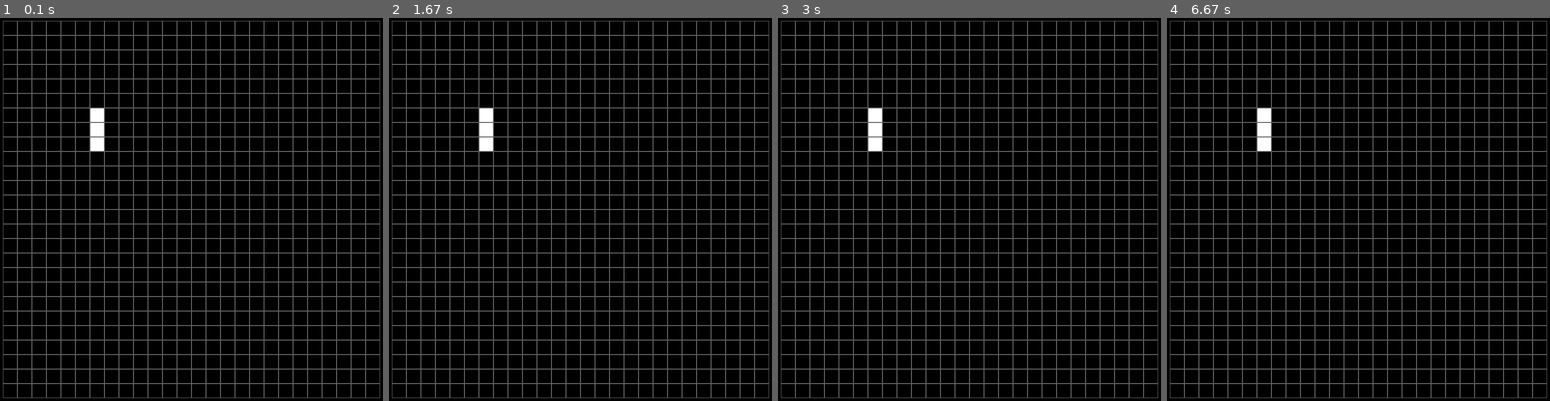
Above: before the commit, frames 1-4 (left to right).
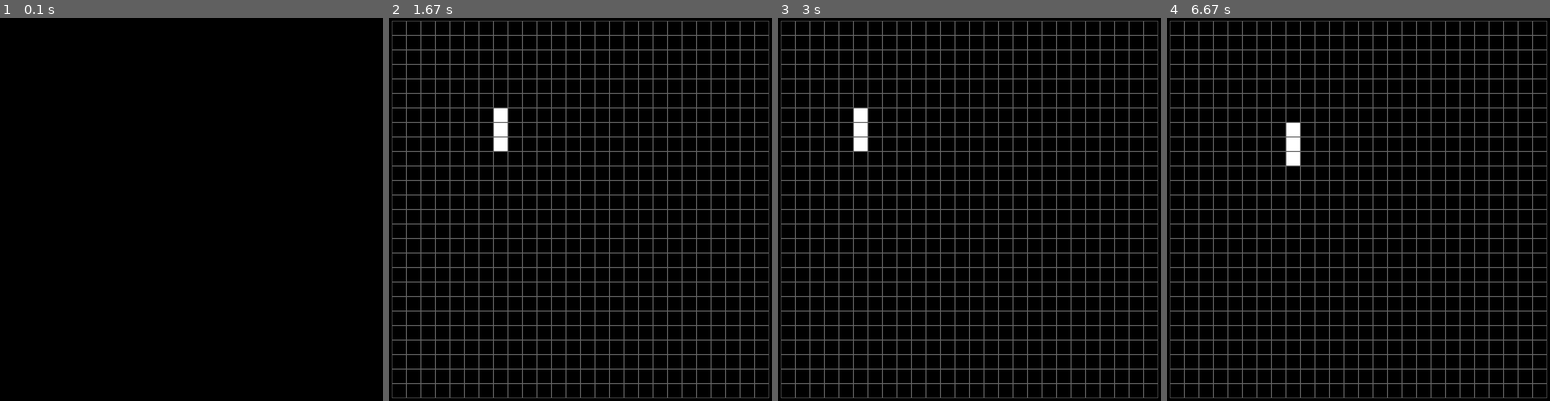
Above: after the commit, the same moments.

Repository: SairamNarsimhaReddyYadla/pygame-game_mechanics-python_programming
Game: pygame game, started from TetrisGame/Tetris.py
Same seed, same stepped clock (60 frames per second), same inputs: the game is played once before the commit and once after it.
Inputs:
- Up to frame 1 (0.1 s): no input
- Up to frame 2 (1.67 s): hold Right 0.33-0.8 s; hold Right 0.83-1.3 s; hold Left from 1.33 s (still down)
- Up to frame 3 (3 s): release Left at 1.93 s; hold Left 1.97-2.73 s; hold Right from 2.77 s (still down)
- Up to frame 4 (6.67 s): release Right at 3.73 s; hold Left 3.77-4.83 s; hold Right 4.87-5.98 s; hold Right from 6.02 s (still down)

The runs differ from the first frame. In frame 1, 13% of the frame differs, in the area x 0-100%, y 0-100%; in frame 2, 0.7%; in frame 3, 0.7%; in frame 4, 0.7%.

Commit message:
Side move for blocks

Diff:
--- a/TetrisGame/Tetris.py
+++ b/TetrisGame/Tetris.py
@@ -48,21 +48,61 @@
 x_gap = (screen.get_width() - cols * grid_size) // 2
 y_gap = (screen.get_height() - rows * grid_size) // 2
 
+clock = pygame.time.Clock()
+fps = 2
+
+
 
 def draw_grid(cols, rows, grid_size, x_gap, y_gap):
     for y in range(rows): #rows
         for x in range(cols): #columns
             pygame.draw.rect(screen,(100,100,100), [x * grid_size + x_gap,y * grid_size + y_gap,grid_size,grid_size], 1)
 
+def drop_block():
+    can_drop = True
+    for y in range(3):
+        for x in range(3):
+            if y * 3 + x in block.shape():
+                if block.y + y >= rows - 1:
+                    can_drop = False
+    if can_drop:
+        block.y += 1
+
+def side_move(dx):
+    can_move = True
+    for y in range(3):
+        for x in range(3):
+            if y * 3 + x in block.shape():
+                if x + block.x >= cols - 1 and dx == 1:
+                    can_move = False
+                elif x + block.x < 1 and dx == -1:
+                    can_move = False
+    if can_move:
+        block.x += dx
+
+
 
 while not game_over:
+    clock.tick(fps)
     for event in pygame.event.get():
         if event.type == pygame.QUIT:
             game_over = True
 
+    if event.type == pygame.KEYDOWN:
+        if event.key == pygame.K_LEFT:
+            side_move(-1)
+        if event.key == pygame.K_RIGHT:
+            side_move(1)
+
+
     screen.fill((0, 0, 0))
     draw_grid(rows, cols,grid_size,  x_gap, y_gap)
     draw_block()
+    if event.type != pygame.KEYDOWN:
+        drop_block()
+
     pygame.display.update()
 
+
+
 pygame.quit()
